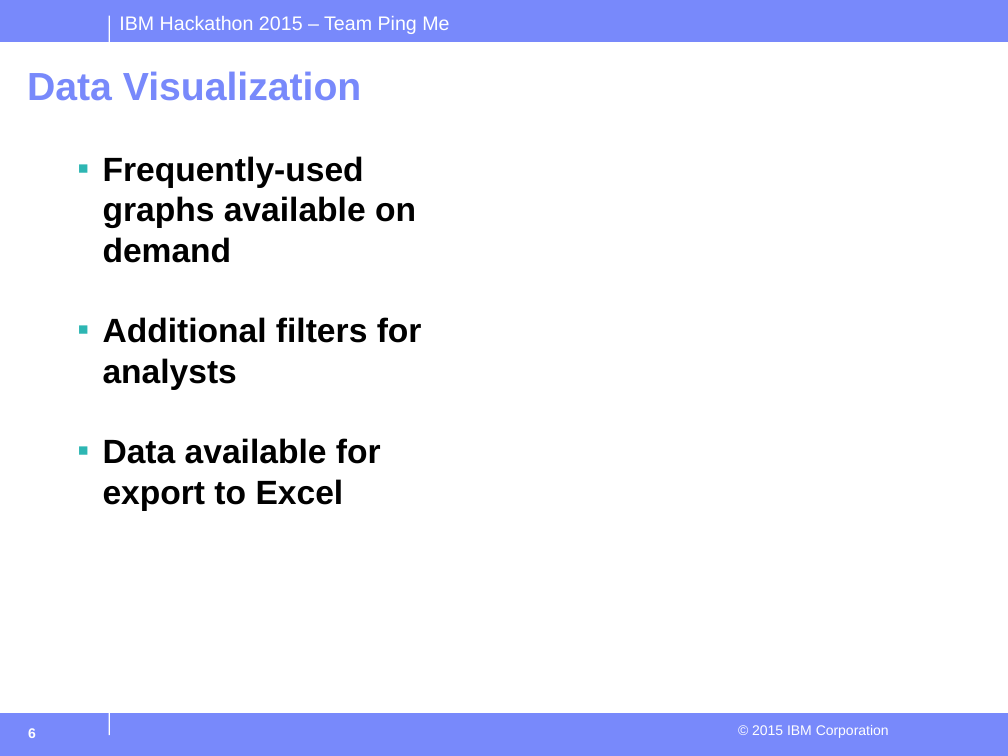
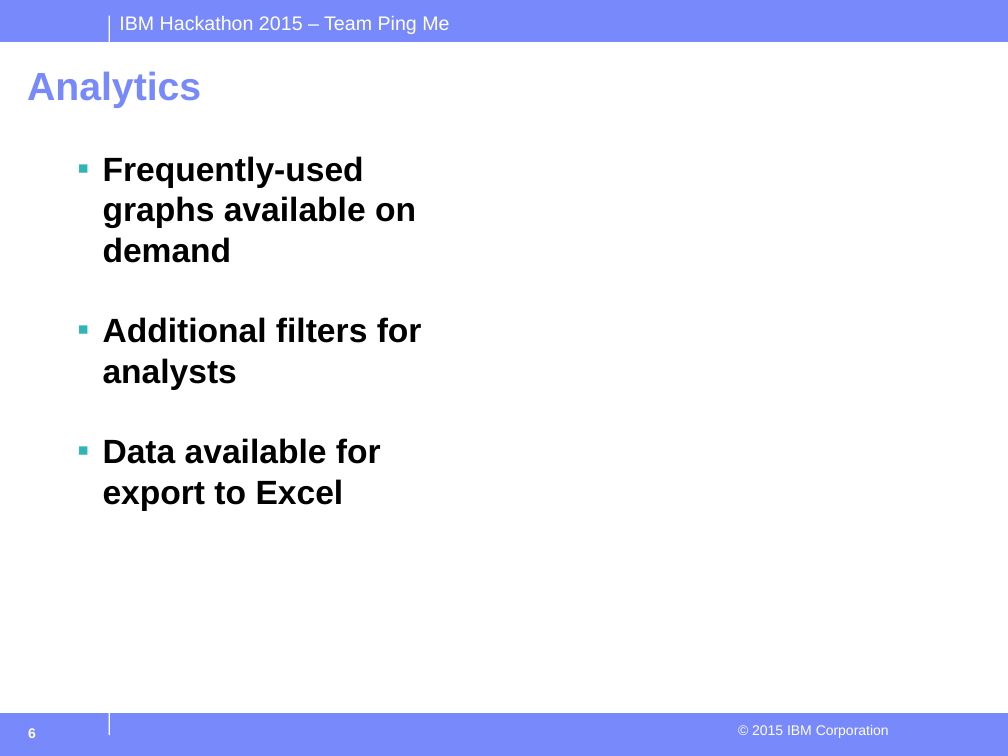
Before and after one commit to peterj35/Toronto-Public-Library-App, a slide deck: slide 6 of Hackathon2015.odp. Drawn at 1008x756 pixels with LibreOffice and Linux fonts; fonts in the diff are those of the drawing; background and template pictures are left out. Boxes give left, top, right and bottom in pixels: in the first picture for what was removed or moved away, otherwise in the second. Text is boxed around its words. In the diff, an @@ line names an element or a change of style, - is before the commit and + after.

```diff
--- a/Hackathon2015.odp
+++ b/Hackathon2015.odp
@@ title at bbox=[27, 71, 201, 108]: text changed @@
-Data Visualization
+Analytics
```
Also in this commit, not shown: 1 other slide changed.
